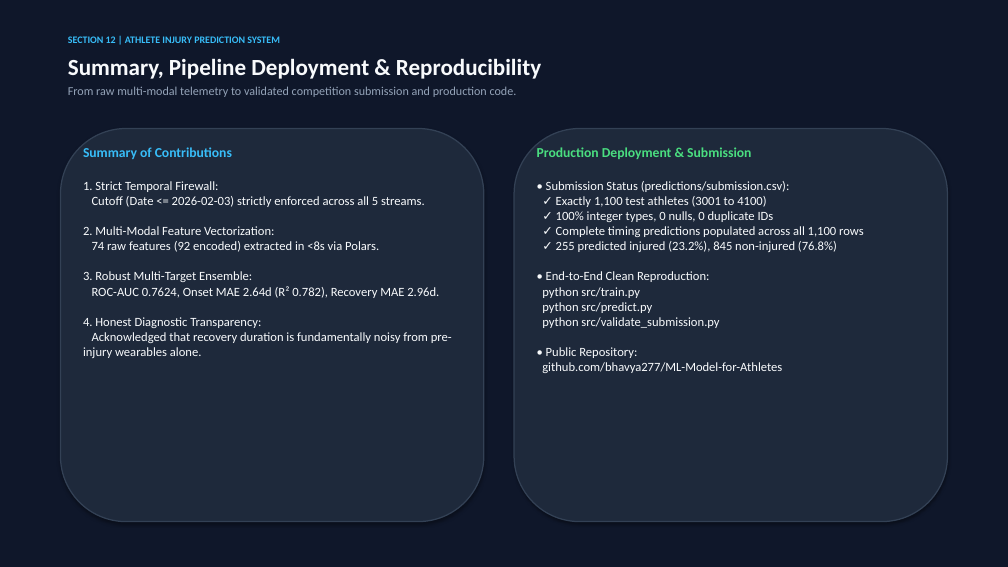
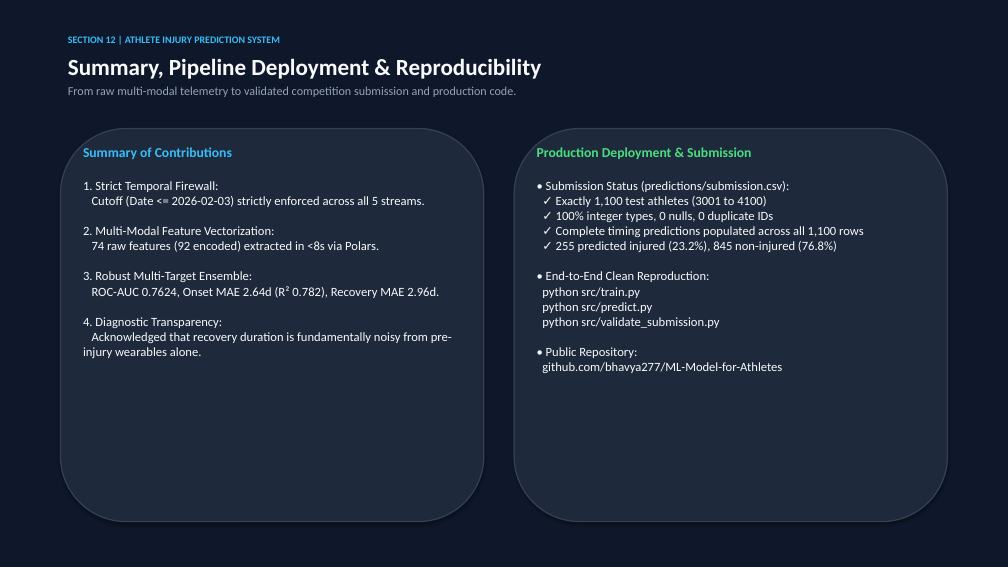
Before and after one commit to bhavya277/ML-Model-for-Athletes, a slide deck: slide 12 of Athlete_Injury_Prediction_Competition.pptx. Drawn at 1008x567 pixels with LibreOffice and Linux fonts; fonts in the diff are those of the drawing. Boxes give left, top, right and bottom in pixels: in the first picture for what was removed or moved away, otherwise in the second. Text is boxed around its words. In the diff, an @@ line names an element or a change of style, - is before the commit and + after.

Commit message:
fix: pre-submission patch - official skill score, unpenalized/penalized metrics, strict validation

```diff
--- a/Athlete_Injury_Prediction_Competition.pptx
+++ b/Athlete_Injury_Prediction_Competition.pptx
@@ text at (x1=83, y1=181, x2=452, y2=358): text changed @@
-1. Strict Temporal Firewall:
-Cutoff (Date <= 2026-02-03) strictly enforced across all 5 streams.
-2. Multi-Modal Feature Vectorization:
-74 raw features (92 encoded) extracted in <8s via Polars.
-3. Robust Multi-Target Ensemble:
-ROC-AUC 0.7624, Onset MAE 2.64d (R² 0.782), Recovery MAE 2.96d.
-4. Honest Diagnostic Transparency:
-Acknowledged that recovery duration is fundamentally noisy from pre-injury wearables alone.
+1. Strict Temporal Firewall:
+Cutoff (Date <= 2026-02-03) strictly enforced across all 5 streams.
+2. Multi-Modal Feature Vectorization:
+74 raw features (92 encoded) extracted in <8s via Polars.
+3. Robust Multi-Target Ensemble:
+ROC-AUC 0.7624, Onset MAE 2.64d (R² 0.782), Recovery MAE 2.96d.
+4. Diagnostic Transparency:
+Acknowledged that recovery duration is fundamentally noisy from pre-injury wearables alone.
```
Also in this commit, not shown: 6 other slides changed, 10 other files.
